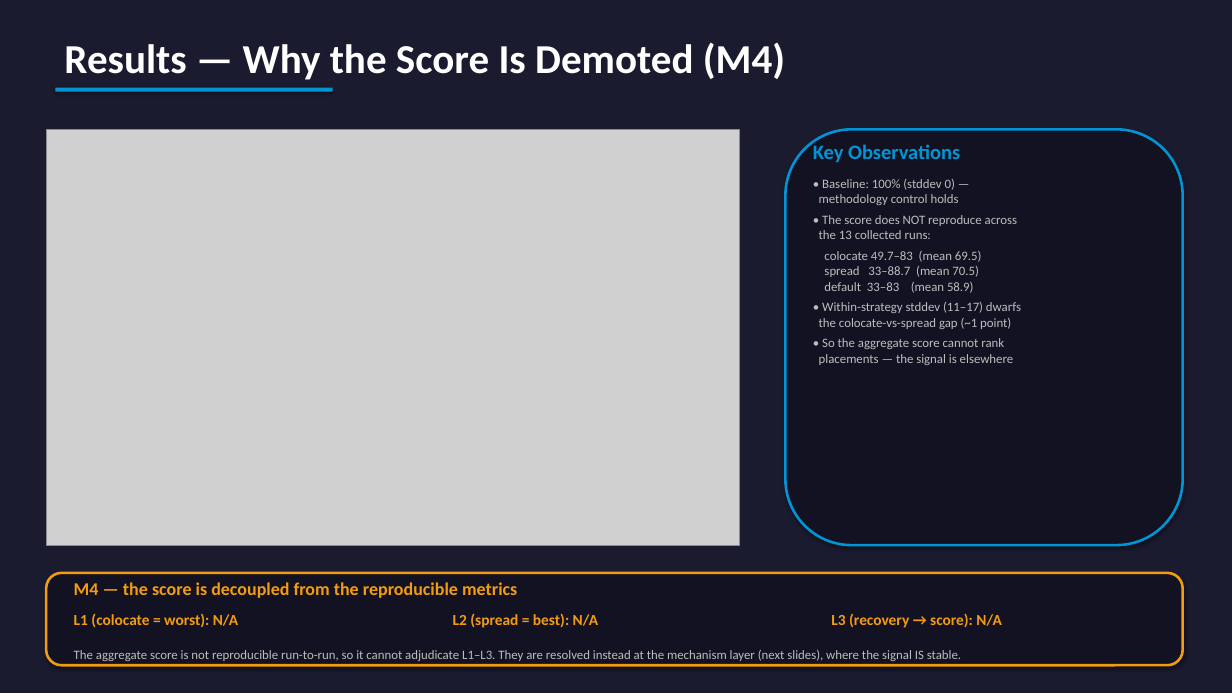
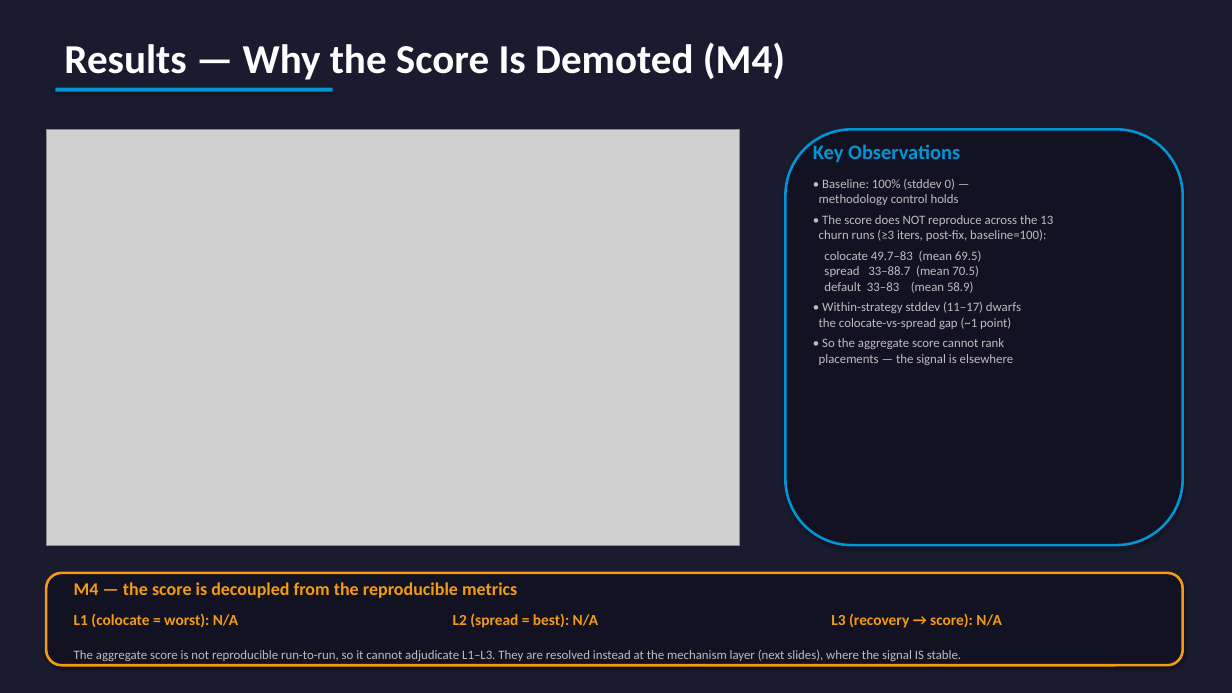
Before and after one commit to yhu02/uva-msc-thesis, a slide deck: slide 9 of ChaosProbe_Presentation.pptx. Drawn at 1232x693 pixels with LibreOffice and Linux fonts; fonts in the diff are those of the drawing; grey boxes stand for pictures. Boxes give left, top, right and bottom in pixels: in the first picture for what was removed or moved away, otherwise in the second. Text is boxed around its words. In the diff, an @@ line names an element or a change of style, - is before the commit and + after.

Commit message:
docs(presentation): correct claims, fix chart legibility, align references
Findings from reviewing the deck against the data and code:

Claims:
- S1: cpu-hog contention does NOT score "100, sigma 0 across all strategies"
  (one clean run, one with widespread 0/33/67 failures, n=2) -> reframed as
  "mechanism signal is churn-specific" + future work = more cpu-hog runs.
- S2: the recovery d2s/s2r split is run-dependent (scheduling term dominates
  ~70-78% in the latest run), not a stable 84-96% app-startup -> reworded.
- M2: it is the absolute during-chaos throttle rate (1.54/1.90/1.94), not a
  "ratio"; "throttles least" scoped to {colocate, default, spread}.
- Defined the "13 runs" inclusion rule; slide-15 "3/3 refuted" -> "at the
  mechanism layer" to match slide 9.

Accuracy:
- Slide 5 placement mechanism: nodeSelector (matches mutator.py + slide 7),
  not podAffinity / topologySpreadConstraints.
- Slide 6 service graph now shows all 11 services (added recommendation, ad).
- references.md: added Netflix Chaos Monkey (cited on slide 4); H1/H2/H3 ->
  L1/L2/L3 to match the deck.

Charts / legibility:
- Slide 9 now shows the cross-run score distribution (M4) and slide 11 the
  conntrack/throttle distributions (M1/M2), replacing single-run snapshots
  that implied a stable ranking the thesis argues against.
- Slide 7 component boxes enlarged so multi-line descriptions stop overflowing.

```diff
--- a/ChaosProbe_Presentation.pptx
+++ b/ChaosProbe_Presentation.pptx
@@ text at [819, 215, 1053, 241]: text changed @@
-• The score does NOT reproduce across
-the 13 collected runs:
+• The score does NOT reproduce across the 13
+churn runs (≥3 iters, post-fix, baseline=100):
```
Also in this commit, not shown: 9 other slides changed, 3 other files.
